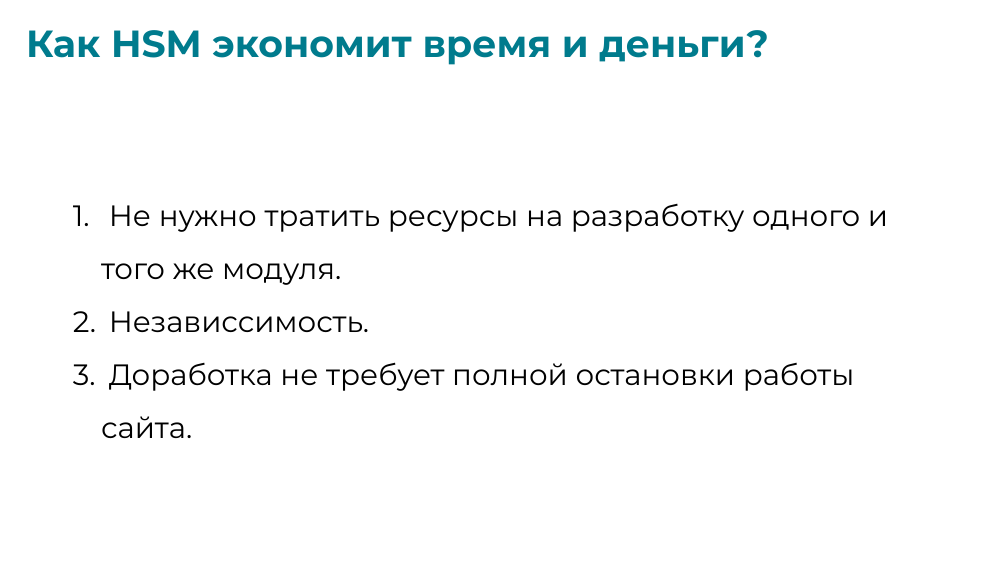
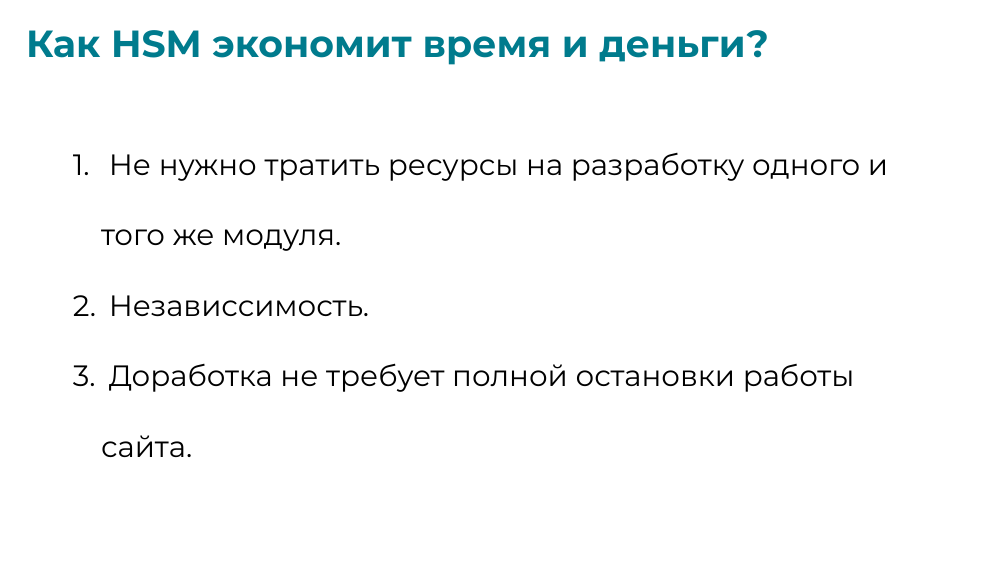
Before and after one commit to vapersan/changellenge, a slide deck: slide 8 of prezentation/HSM.pptx (slide 15 before the commit). Drawn at 1008x567 pixels with LibreOffice and Linux fonts; fonts in the diff are those of the drawing. Boxes give left, top, right and bottom in pixels: in the first picture for what was removed or moved away, otherwise in the second. Text is boxed around its words. In the diff, an @@ line names an element or a change of style, - is before the commit and + after.

```diff
--- a/prezentation/HSM.pptx
+++ b/prezentation/HSM.pptx
@@ text "Не нужно тратить ресурсы на ...": place and size @@
-text "Не нужно тратить ресурсы на ..." at bbox=[101, 204, 888, 438]
+text "Не нужно тратить ресурсы на ..." at bbox=[101, 153, 888, 457]
@@ text "Не нужно тратить ресурсы на ..." at bbox=[101, 153, 888, 457]: line spacing 1.5 to 2 @@
```
Also in this commit, not shown: 3 other slides changed, 7 slides removed, 1 other file.
